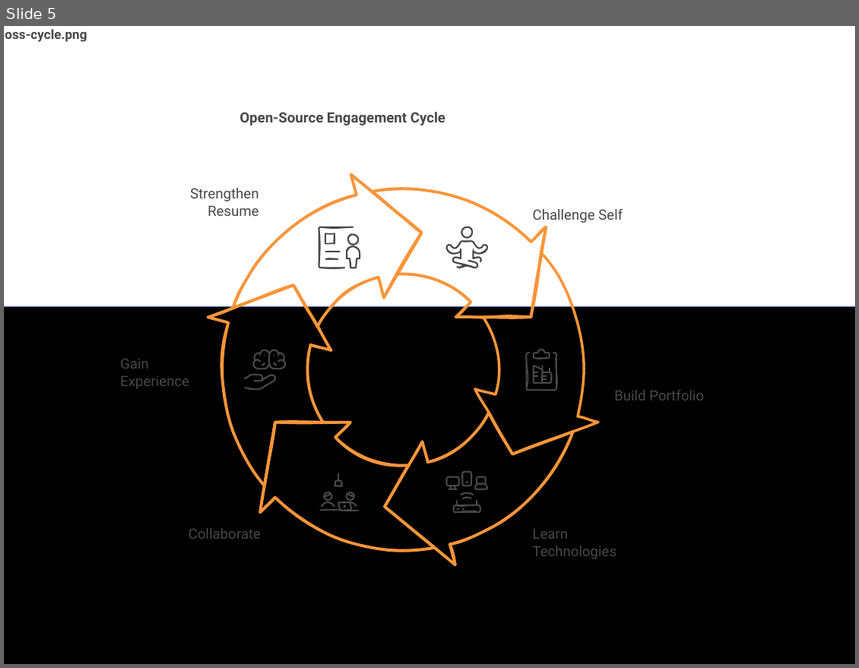
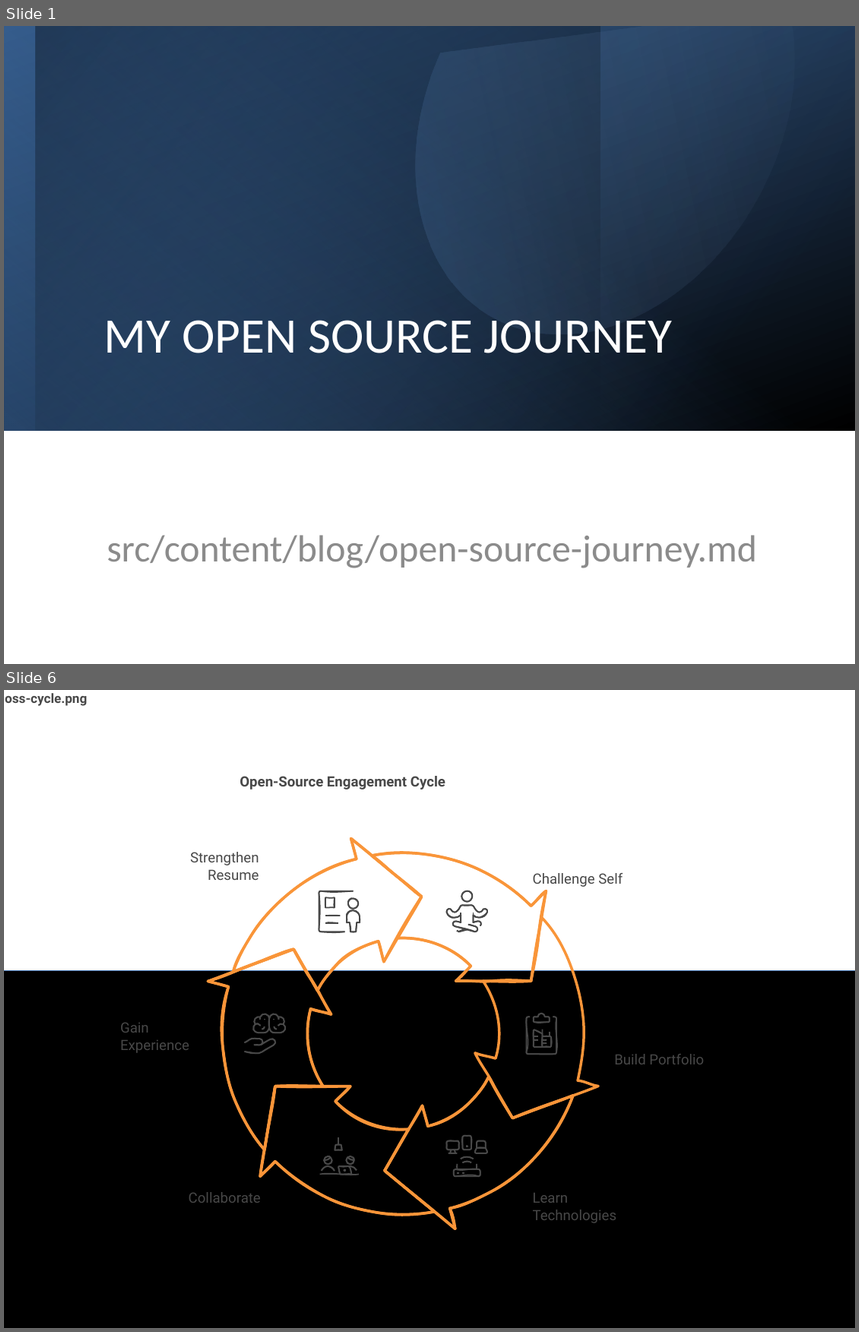
Before and after one commit to JuanPabloDiaz/jpdiaz, a slide deck: src/assets/images/blog/blog-images.pptx. Shown one above the other, each under a label of ours: slide 5 before the commit, slides 1 and 6 after it; the slides between them are not shown. The pictures are 859x668 and 859x1332 pixels, drawn with LibreOffice and Linux fonts; fonts in the diff are those of the drawing. Boxes give left, top, right and bottom in pixels: in the first picture for what was removed or moved away, otherwise in the second. Text is boxed around its words. In the diff, an @@ line names an element or a change of style, - is before the commit and + after.

Commit message:
Update blog presentation file

```diff
--- a/src/assets/images/blog/blog-images.pptx
+++ b/src/assets/images/blog/blog-images.pptx
@@ slide 1 added at <box>4,26,855,664</box>, background #FFFFFF @@
@@ rectangle added at <box>4,26,855,431</box>, fill gradient #376092 to #000000 @@
@@ rectangle added at <box>4,26,855,431</box>, fill gradient #4F81BD to #376092 @@
@@ rectangle added at <box>4,26,601,431</box>, fill gradient #254061 to #000000 @@
@@ rectangle added at <box>36,26,855,431</box>, fill gradient #4F81BD to #000000 @@
@@ freeform shape added at <box>342,26,845,401</box>, fill gradient #4F81BD to #95B3D7 @@
@@ title added at <box>104,320,672,354</box>, 42 pt, text #FFFFFF @@
+MY OPEN SOURCE JOURNEY
@@ subtitle added at <box>107,535,757,569</box>, 32 pt, text #8C8C8C @@
+src/content/blog/open-source-journey.md
@@ what was slide 5 is now slide 6 @@
```
Also in this commit, not shown: 1 slide changed, 3 other slides added.
